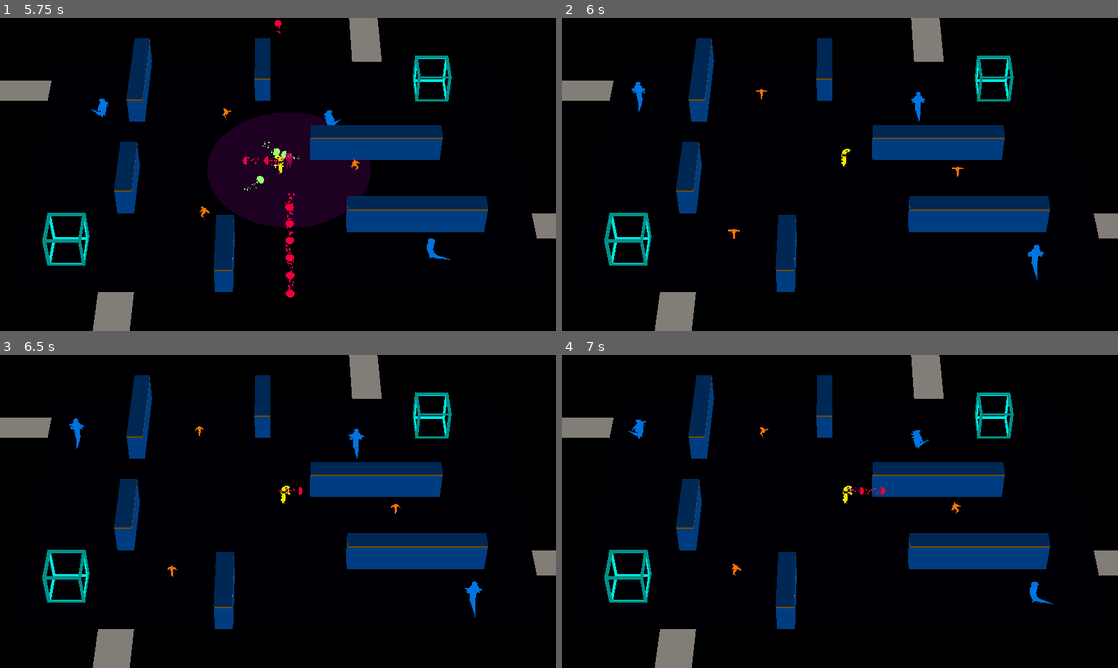
Above: before the commit, frames 1-4 (two rows, left to right).
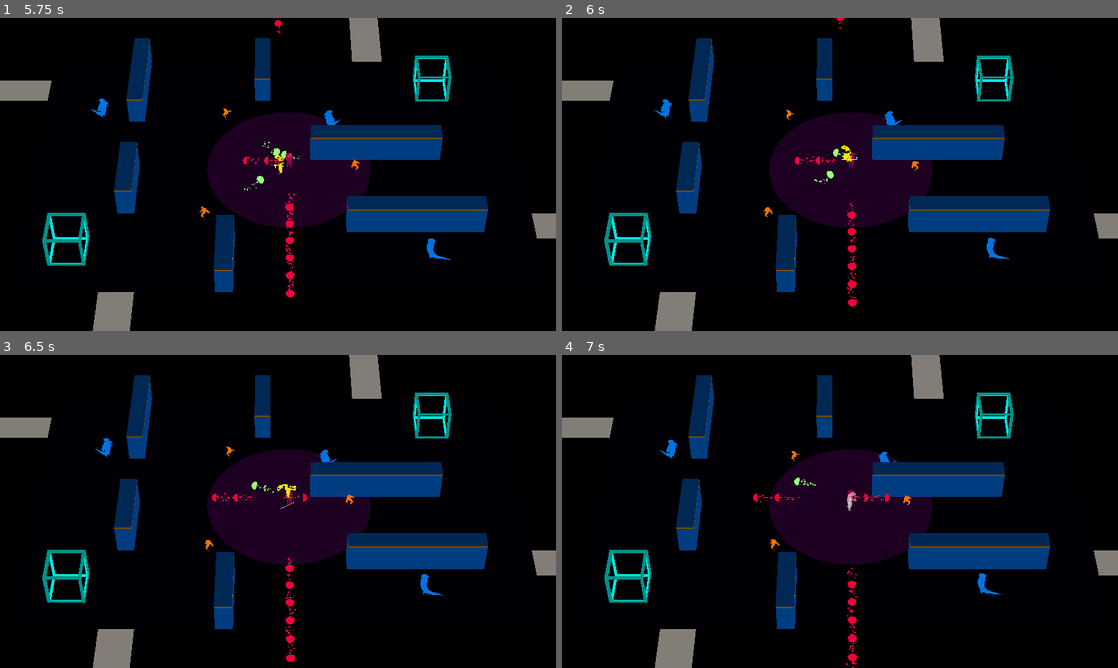
Above: after the commit, the same moments.

Repository: ralabate/30ddl
Game: Godot game, scene res://main.tscn
Two runs of this game, one before a commit and one after it. Both use one fixed random seed, a clock stepped at 60 frames per second and the inputs below.
Inputs:
- Up to frame 1 (5.75 s): tap Enter (ui_accept) at 0.5, 1.52, 1.55, 1.82, 3.02, 3.05, 3.32, 4.52, 4.55, 4.82 s; hold Right (ui_right) 0.53-1.28 s; hold Enter (ui_accept) 0.53-1.28 s; hold Down (ui_down) 1.28-2.03 s; tap S (player_decoy) at 1.35, 4.35 s; hold Right (ui_right) 2.03-2.78 s; hold Enter (ui_accept) 2.03-2.78 s; tap A (player_mine) at 2.1, 5.1 s; hold Up (ui_up) 2.78-3.53 s; tap D (player_phase) at 2.85 s; hold Enter (ui_accept) 3.53-4.28 s; hold Left (ui_left) 3.53-5.03 s; hold Down (ui_down) from 5.03 s (still down); hold Enter (ui_accept) from 5.03 s (still down)
- Up to frame 2 (6 s): release Down (ui_down) at 5.78 s; release Enter (ui_accept) at 5.78 s; hold Right (ui_right) from 5.78 s (still down); tap D (player_phase) at 5.85 s
- Up to frame 3 (6.5 s): keep holding Right (ui_right); tap Enter (ui_accept) at 6.02, 6.05, 6.32 s
- Up to frame 4 (7 s): release Right (ui_right) at 6.53 s; hold Up (ui_up) from 6.53 s (still down); hold Enter (ui_accept) from 6.53 s (still down)

Frame 1 is identical in both runs. In frame 2, 8.3% of the frame differs, in the area x 12-87%, y 0-93%; in frame 3, 8.3%, in the area x 12-87%, y 20-98%; in frame 4, 8.3%.
Error in both runs: Invalid access of index '1' on a base object of type: 'Array[Dictionary]'. (res://common/log.gd:9)

Commit message:
Add player die animation

Diff:
--- a/gauntlet/player/player.gd
+++ b/gauntlet/player/player.gd
@@ -17,6 +17,7 @@
 @onready var lizardprince_idle = %lizardprince_idle
 @onready var lizardprince_attack = %lizardprince_attack
 @onready var lizardprince_win = %lizardprince_win
+@onready var lizardprince_die = %lizardprince_die
 
 @onready var health_component = %HealthComponent
 @onready var phasing_timer = %PhasingTimer
@@ -106,6 +107,7 @@
 	lizardprince_attack.hide()
 	lizardprince_idle.hide()
 	lizardprince_win.hide()
+	lizardprince_die.hide()
 
 	# This should work if we keep consistent naming
 	anim.show()
@@ -138,4 +140,7 @@
 
 
 func _on_death() -> void:
+	play_animation(lizardprince_die)
+	var animation_player = lizardprince_die.get_node("AnimationPlayer") as AnimationPlayer
+	await animation_player.animation_finished
 	death.emit()
--- a/gauntlet/player/player.tscn
+++ b/gauntlet/player/player.tscn
@@ -6,6 +6,7 @@
 [ext_resource type="Script" uid="uid://bund4vdf4u4yo" path="res://common/health_component.gd" id="3_g1dw6"]
 [ext_resource type="PackedScene" uid="uid://j46pen4qekfx" path="res://player/imported/lizardprince_win.glb" id="4_qjkh3"]
 [ext_resource type="PackedScene" uid="uid://d1700w1hqtitw" path="res://player/imported/lizardprince_attack.glb" id="4_yw30f"]
+[ext_resource type="PackedScene" uid="uid://bbol6uo23fllb" path="res://player/imported/lizardprince_die.glb" id="5_boad6"]
 
 [sub_resource type="CapsuleShape3D" id="CapsuleShape3D_sh265"]
 radius = 0.216171
@@ -27,26 +28,12 @@
 unique_name_in_owner = true
 transform = Transform3D(-1, 0, -8.74228e-08, 0, 1, 0, 8.74228e-08, 0, -1, 0, -1, 0)
 
+[node name="lizardprince_die" parent="." instance=ExtResource("5_boad6")]
+unique_name_in_owner = true
+
 [node name="lizardprince_win" parent="." instance=ExtResource("4_qjkh3")]
 unique_name_in_owner = true
 transform = Transform3D(-1, 0, 8.74228e-08, 0, 1, 0, -8.74228e-08, 0, -1, 0, -1, 0)
-
-[node name="Skeleton3D" parent="lizardprince_win" index="0"]
-bones/1/position = Vector3(0.157638, 0.419169, -0.0796318)
-bones/1/rotation = Quaternion(0.707062, -5.72052e-05, 2.91733e-05, 0.707151)
-bones/3/position = Vector3(4.10657e-16, 3.30767e-12, 0.805838)
-bones/3/rotation = Quaternion(0.499943, 0.500057, 0.499881, 0.500119)
-bones/7/rotation = Quaternion(0.547515, 1.65361e-07, 1.08196e-07, 0.836796)
-bones/9/rotation = Quaternion(0.986005, -0.0704354, 0.0736833, 0.131927)
-bones/12/rotation = Quaternion(-0.140016, 0.0568511, -0.0518254, 0.987156)
-bones/16/rotation = Quaternion(0.682375, 0.0192516, 0.0166135, 0.73056)
-bones/17/rotation = Quaternion(0.07778, -0.00707843, -0.00063091, 0.996945)
-bones/18/rotation = Quaternion(-0.440039, -0.0214171, 0.0108342, 0.897658)
-bones/19/rotation = Quaternion(-0.272795, 0.0124366, -0.00365664, 0.961985)
-bones/21/rotation = Quaternion(-0.73056, 0.0166135, -0.0192516, 0.682375)
-bones/22/rotation = Quaternion(0.0777799, -0.00707843, -0.000630911, 0.996945)
-bones/23/rotation = Quaternion(-0.440039, -0.0214171, 0.0108342, 0.897658)
-bones/24/rotation = Quaternion(-0.272795, 0.0124366, -0.00365664, 0.961985)
 
 [node name="HealthComponent" type="Node" parent="."]
 unique_name_in_owner = true
Not shown: 1 places in gauntlet/player/player.tscn that only renumber resources
